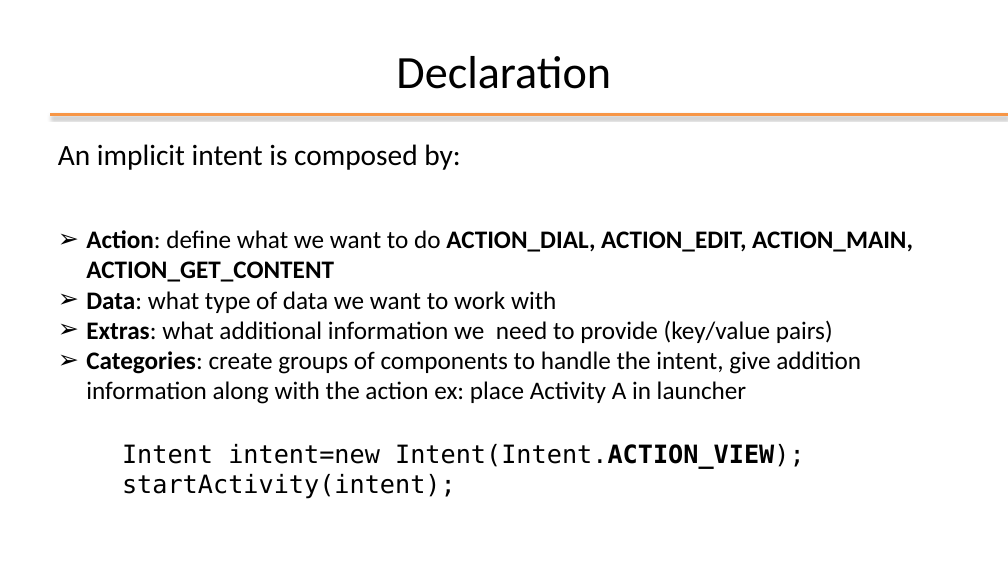
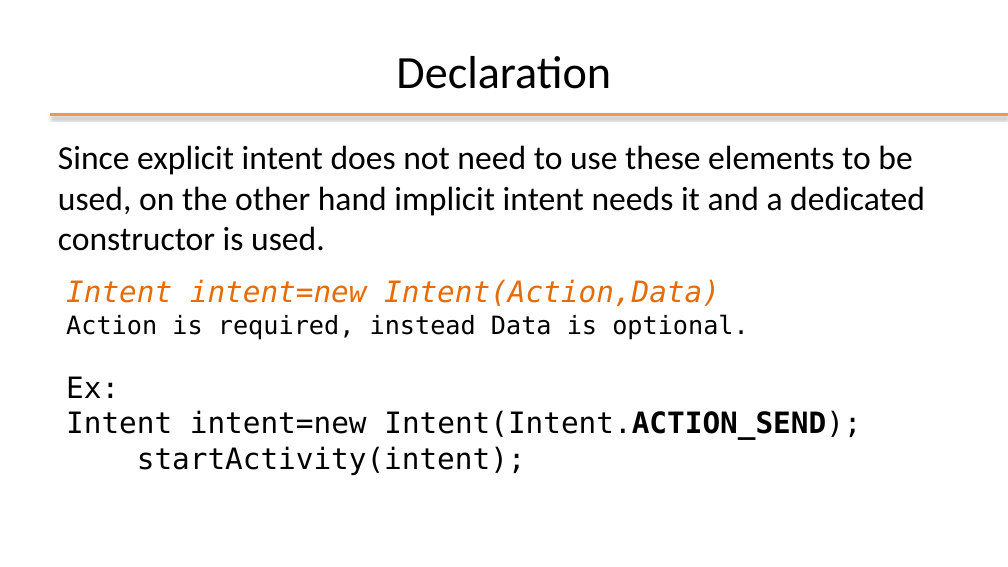
Before and after one commit to StePoli-00/Getting-started-with-Android, a slide deck: slide 37 of Slides/03-Key elements of application.pptx (slide 25 before the commit). Drawn at 1008x567 pixels with LibreOffice and Linux fonts; fonts in the diff are those of the drawing; background and template pictures are left out. Boxes give left, top, right and bottom in pixels: in the first picture for what was removed or moved away, otherwise in the second. Text is boxed around its words. In the diff, an @@ line names an element or a change of style, - is before the commit and + after.

Commit message:
Update 03-Key elements of application.pptx
adding button
click listener
intent example

```diff
--- a/Slides/03-Key elements of application.pptx
+++ b/Slides/03-Key elements of application.pptx
@@ text at (58, 145, 925, 251): text changed; size 24 to 32 pt @@
-An implicit intent is composed by:
-➢ Action: define what we want to do ACTION_DIAL, ACTION_EDIT, ACTION_MAIN, ACTION_GET_CONTENT
-➢ Data: what type of data we want to work with
-➢ Extras: what additional information we need to provide (key/value pairs)
-➢ Categories: create groups of components to handle the intent, give addition information along with the action ex: place Activity A in launcher
+Since explicit intent does not need to use these elements to be used, on the other hand implicit intent needs it and a dedicated constructor is used.
@@ text "Intent intent=new Intent(Action,Data)": place and size @@
-text "Intent intent=new Intent(Action,Data)" at (122, 444, 805, 499)
+text "Intent intent=new Intent(Action,Data)" at (66, 279, 861, 475)
@@ text at (66, 279, 861, 440): text changed; size 24 to 28 pt @@
-Intent intent=new Intent(Intent.ACTION_VIEW);
+Intent intent=new Intent(Action,Data)
+Action is required, instead Data is optional.
+Ex: Intent intent=new Intent(Intent.ACTION_SEND);
@@ text at (137, 446, 526, 475): size 24 to 28 pt in "startActivity(intent);" @@
```
Also in this commit, not shown: 16 other slides changed, 13 slides added, 2 slides removed.
